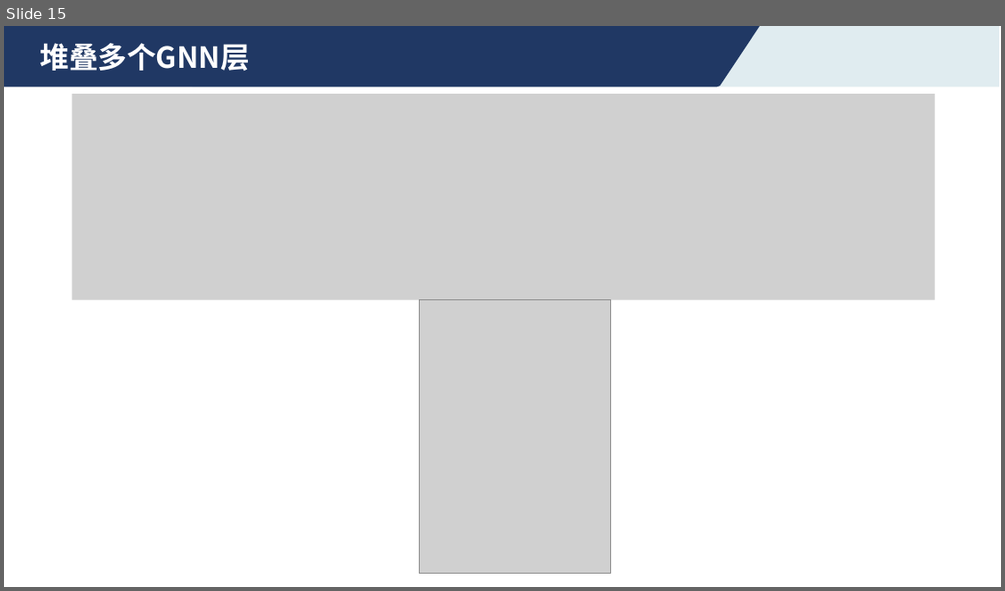
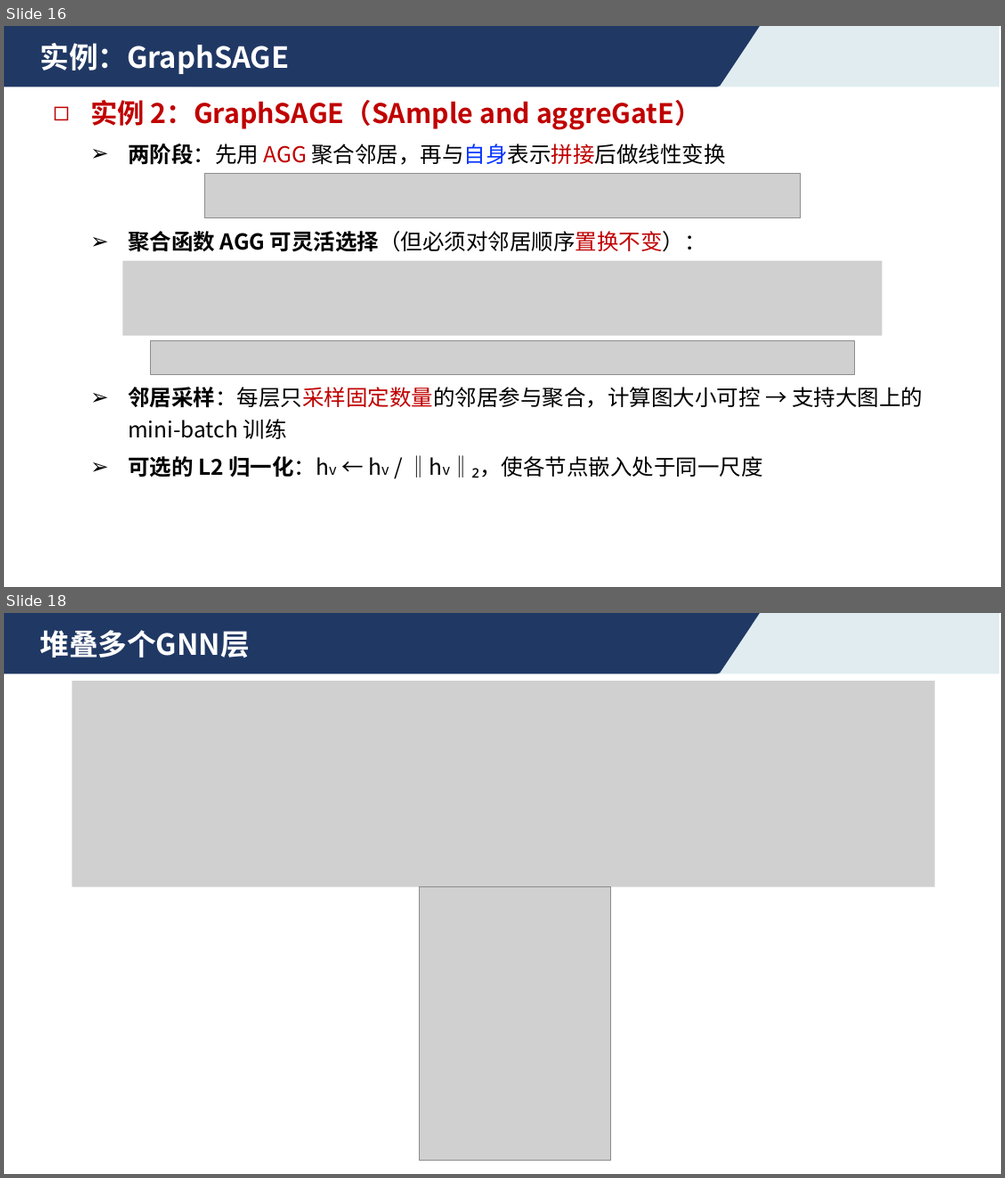
Before and after one commit to ustc-aicourse/ustc-aicourse.github.io, a slide deck: course-materials/theory/2026-10-12/4.4 图神经网络.pptx. Shown one above the other, each under a label of ours: slide 15 before the commit, slides 16 and 18 after it; the slides between them are not shown. The pictures are 1005x591 and 1005x1178 pixels, drawn with LibreOffice and Linux fonts; fonts in the diff are those of the drawing; grey boxes stand for pictures. Boxes give left, top, right and bottom in pixels: in the first picture for what was removed or moved away, otherwise in the second. Text is boxed around its words. In the diff, an @@ line names an element or a change of style, - is before the commit and + after.

```diff
--- a/course-materials/theory/2026-10-12/4.4 图神经网络.pptx
+++ b/course-materials/theory/2026-10-12/4.4 图神经网络.pptx
@@ slide 16 added at <box>4,26,1001,587</box>, background #FFFFFF; not listed: 2 template elements that a slide beside it also shows @@
@@ text added at <box>40,43,289,74</box>, 28 pt, text #FFFFFF, bold @@
+实例：GraphSAGE
@@ text added at <box>90,100,702,130</box>, 26 pt, text #C00000, bold @@
+◻ 实例 2：GraphSAGE（SAmple and aggreGatE）
@@ text added at <box>128,143,726,165</box>, 21 pt, text #000000 @@
+  ➢ 两阶段：先用 AGG 聚合邻居，再与自身表示拼接后做线性变换
@@ picture added at <box>205,174,801,218</box> @@
@@ text added at <box>128,231,706,252</box>, 21 pt, text #000000 @@
+  ➢ 聚合函数 AGG 可灵活选择（但必须对邻居顺序置换不变）：
@@ picture added at <box>123,261,882,336</box> @@
@@ picture added at <box>151,340,855,374</box> @@
@@ text added at <box>128,386,922,439</box>, 21 pt, text #000000 @@
+  ➢ 邻居采样：每层只采样固定数量的邻居参与聚合，计算图大小可控 → 支持大图上的 mini-batch 训练
@@ text added at <box>128,455,763,478</box>, 21 pt, text #000000 @@
+  ➢ 可选的 L2 归一化：hv ← hv / ‖hv‖₂，使各节点嵌入处于同一尺度
@@ what was slide 15 is now slide 18 @@
```
Also in this commit, not shown: 2 slides changed, 4 other slides added, 2 other files.
